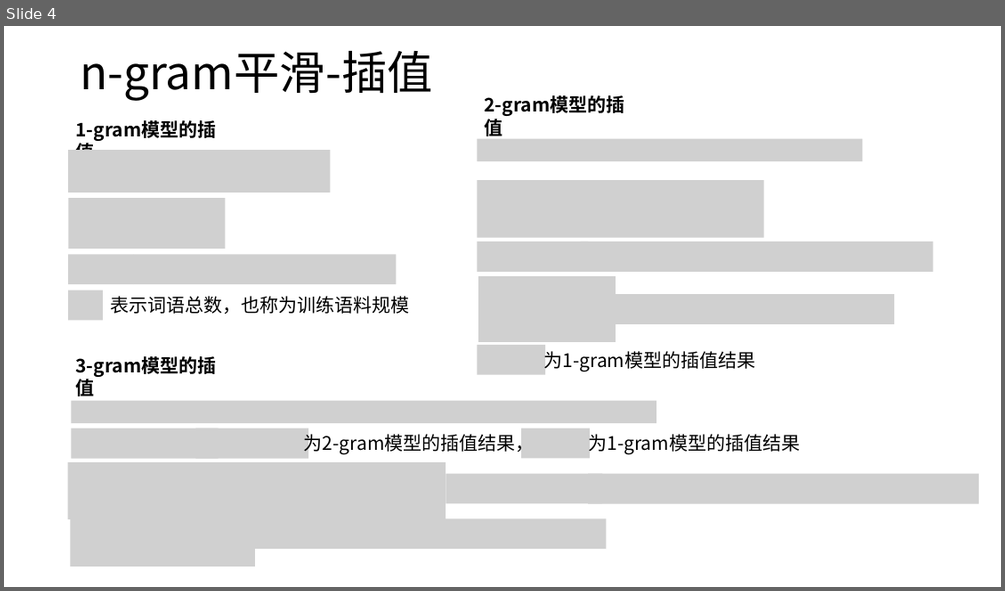
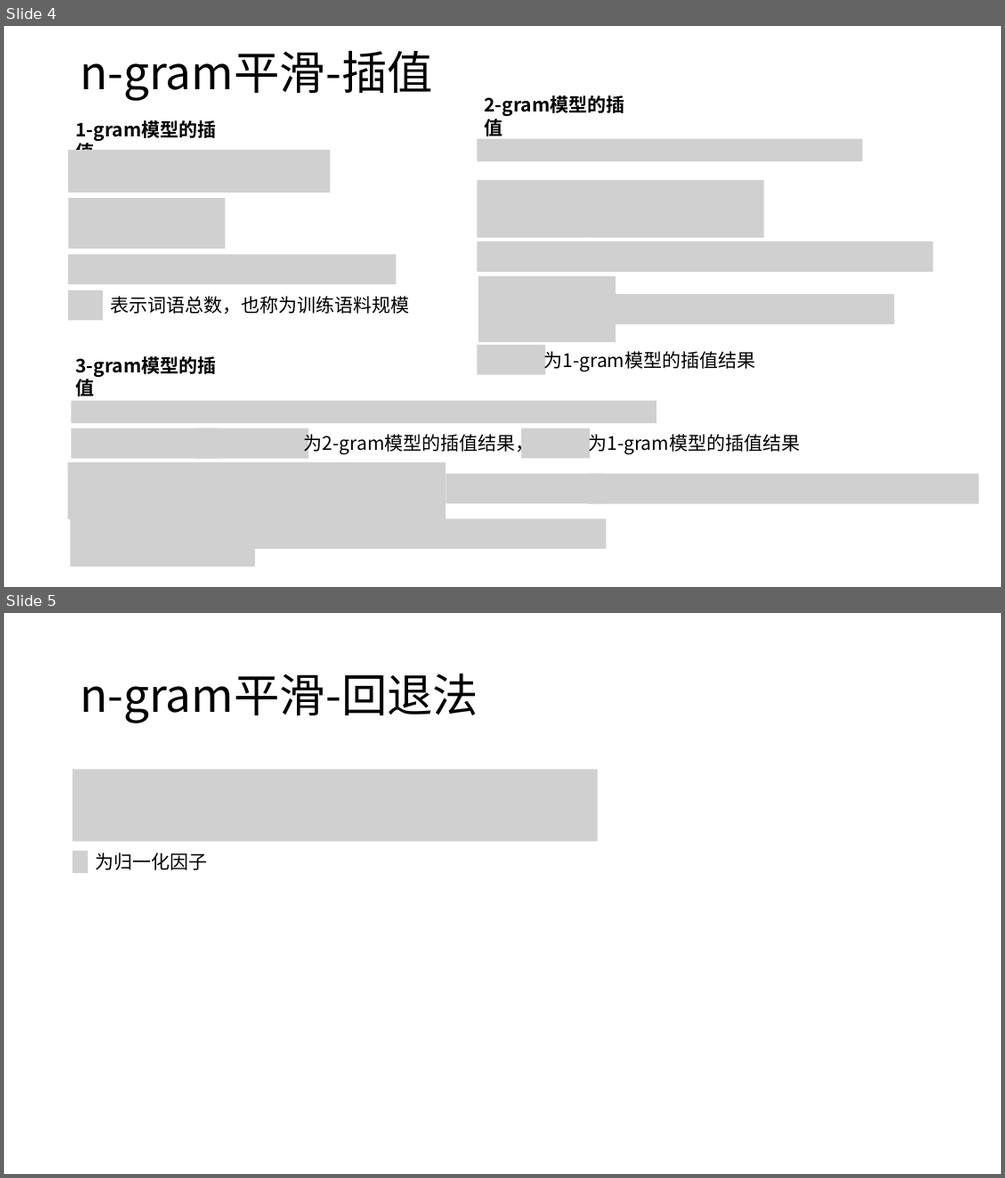
Before and after one commit to panda2019-ai/natural_language_processing, a slide deck: doc/语言模型.pptx. Shown one above the other, each under a label of ours: slide 4 before the commit, slides 4 and 5 after it. The pictures are 1005x591 and 1005x1178 pixels, drawn with LibreOffice and Linux fonts; fonts in the diff are those of the drawing; grey boxes stand for pictures. Boxes give left, top, right and bottom in pixels: in the first picture for what was removed or moved away, otherwise in the second. Text is boxed around its words. In the diff, an @@ line names an element or a change of style, - is before the commit and + after.

Commit message:
add katz

```diff
--- a/doc/语言模型.pptx
+++ b/doc/语言模型.pptx
@@ slide 5 added at bbox=[4, 613, 1001, 1174], background #FFFFFF @@
@@ title added at bbox=[80, 674, 478, 723], 44 pt, text #000000 @@
+n-gram平滑-回退法
@@ picture added at bbox=[73, 770, 598, 842] @@
@@ picture added at bbox=[73, 851, 88, 873] @@
@@ text added at bbox=[95, 852, 207, 870], 18 pt, text #000000 @@
+为归一化因子
```
